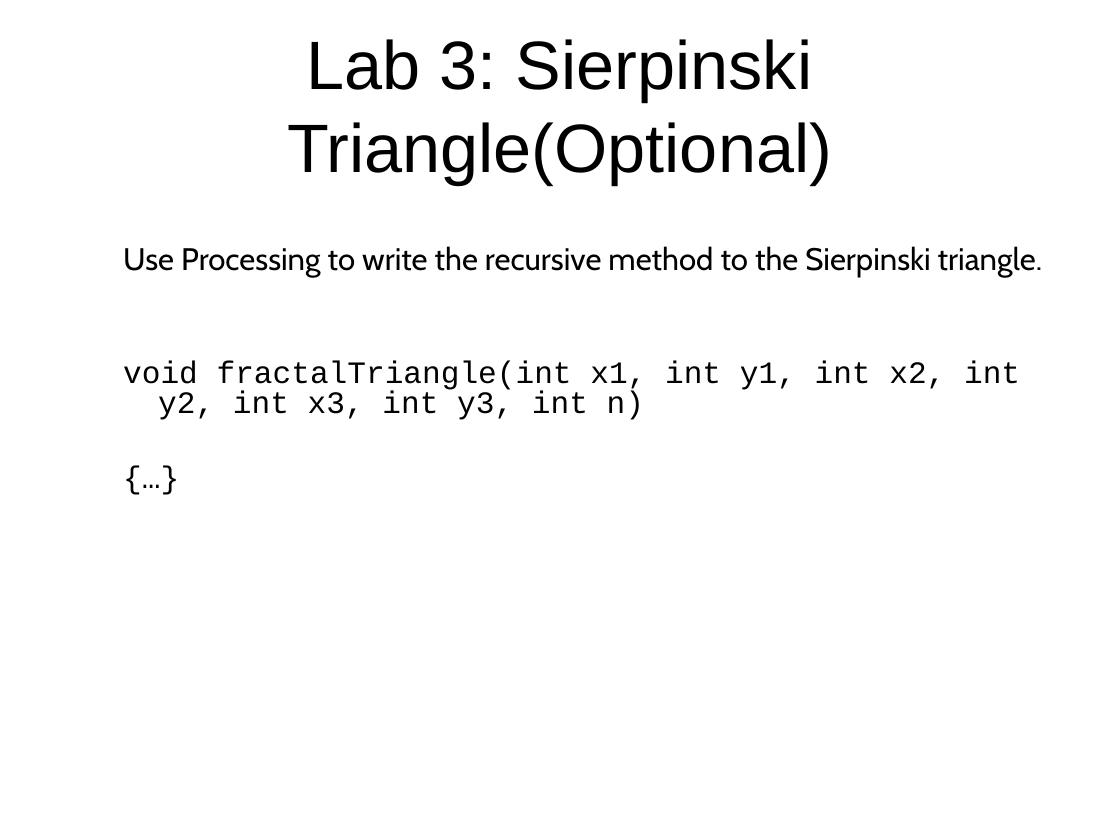
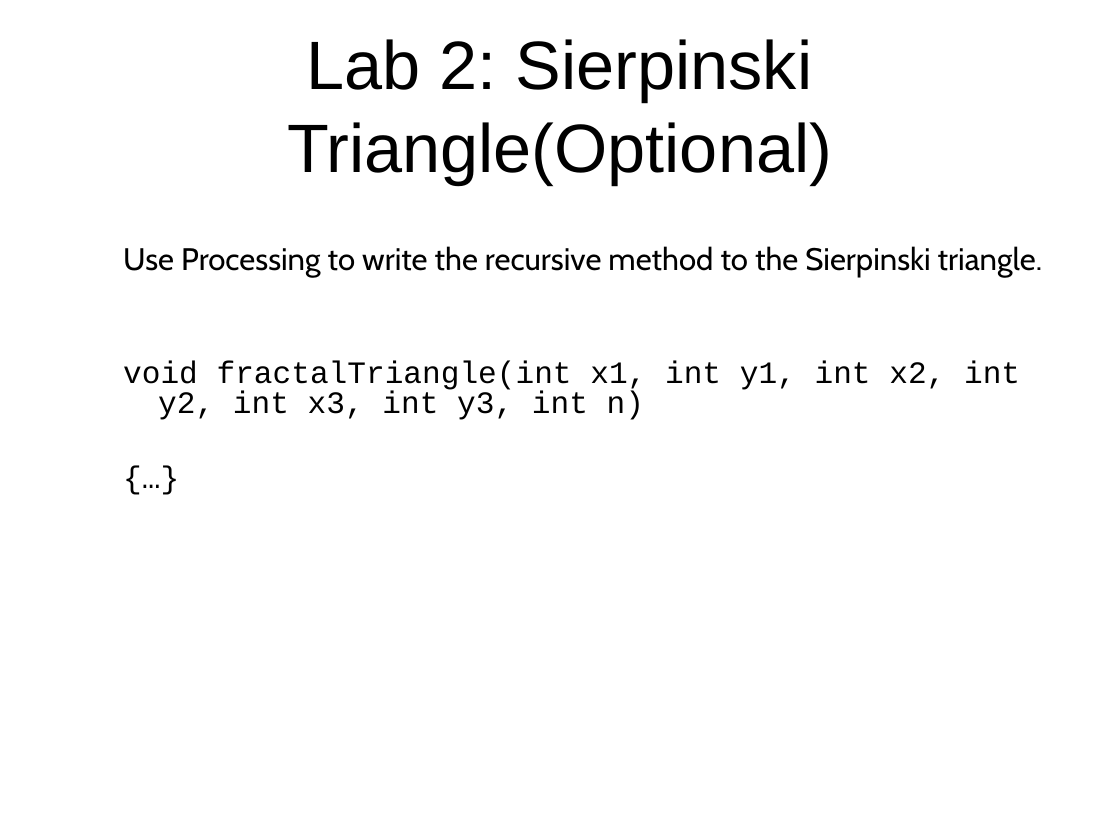
Before and after one commit to LongBaoNguyen/longbaonguyen.github.io, a slide deck: slide 28 of courses/apcsp/lecture14.ppt (slide 29 before the commit). Drawn at 1120x840 pixels with LibreOffice and Linux fonts; fonts in the diff are those of the drawing; background and template pictures are left out. Boxes give left, top, right and bottom in pixels: in the first picture for what was removed or moved away, otherwise in the second. Text is boxed around its words. In the diff, an @@ line names an element or a change of style, - is before the commit and + after.

```diff
--- a/courses/apcsp/lecture14.ppt
+++ b/courses/apcsp/lecture14.ppt
@@ title at box(287, 39, 832, 184): text changed @@
-Lab 3: Sierpinski Triangle(Optional)
+Lab 2: Sierpinski Triangle(Optional)
```
Also in this commit, not shown: 7 other slides changed, 1 slide removed, 12 other files.
